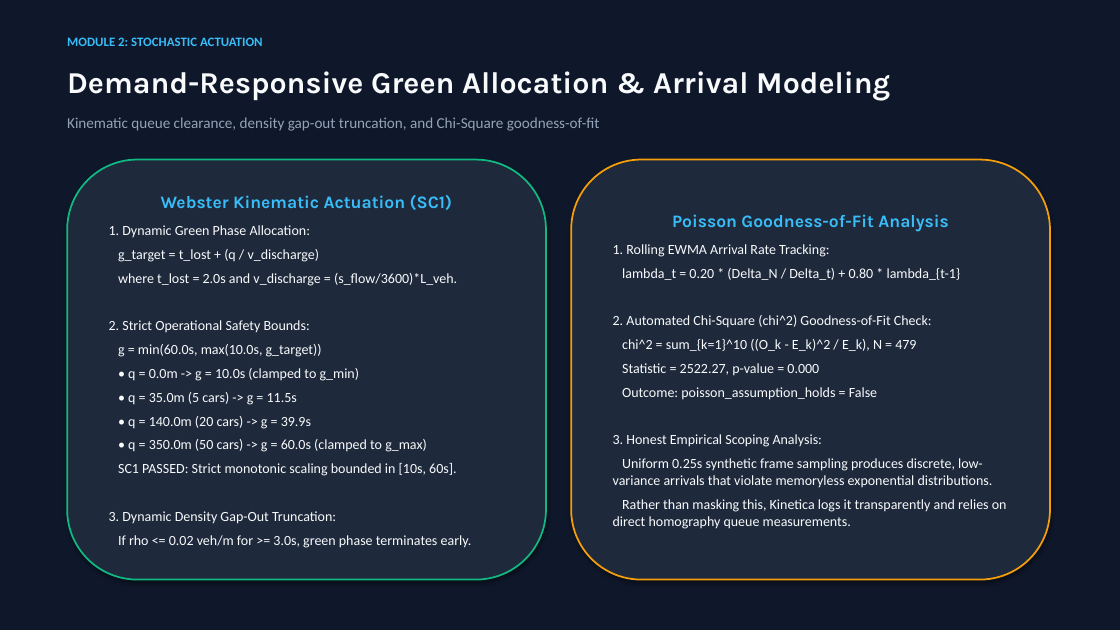
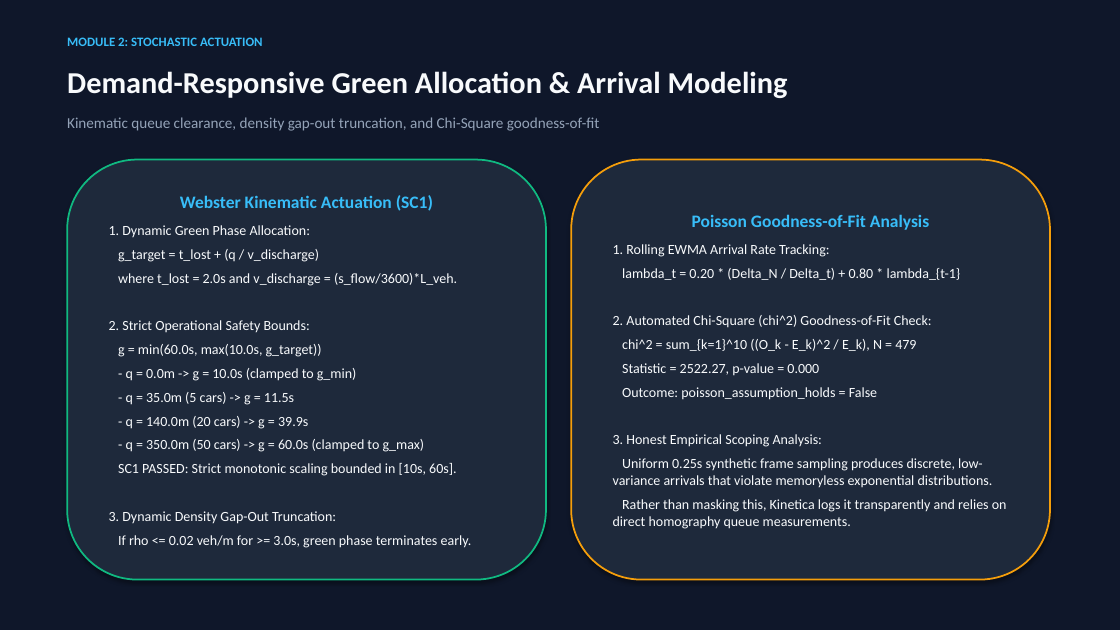
Before and after one commit to Devvaibhavpk/Kinetica, a slide deck: slide 7 of report/Kinetica_Project_Review_Presentation.pptx. Drawn at 1120x630 pixels with LibreOffice and Linux fonts; fonts in the diff are those of the drawing. Boxes give left, top, right and bottom in pixels: in the first picture for what was removed or moved away, otherwise in the second. Text is boxed around its words. In the diff, an @@ line names an element or a change of style, - is before the commit and + after.

```diff
--- a/report/Kinetica_Project_Review_Presentation.pptx
+++ b/report/Kinetica_Project_Review_Presentation.pptx
@@ text "Demand-Responsive Green Allocation & Arrival ..." at [67, 71, 788, 98]: font Karla to Calibri @@
@@ text in rounded rectangle at [180, 195, 433, 211]: font Karla to Calibri in "Webster Kinematic Actuation (SC1)" @@
@@ text in rounded rectangle at [692, 214, 929, 230]: font Karla to Calibri in "Poisson Goodness-of-Fit Analysis" @@
@@ text in rounded rectangle at [126, 368, 425, 452]: text changed @@
-• q = 0.0m -> g = 10.0s (clamped to g_min)
-• q = 35.0m (5 cars) -> g = 11.5s
-• q = 140.0m (20 cars) -> g = 39.9s
-• q = 350.0m (50 cars) -> g = 60.0s (clamped to g_max)
+- q = 0.0m -> g = 10.0s (clamped to g_min)
+- q = 35.0m (5 cars) -> g = 11.5s
+- q = 140.0m (20 cars) -> g = 39.9s
+- q = 350.0m (50 cars) -> g = 60.0s (clamped to g_max)
```
Also in this commit, not shown: 14 other slides changed, 42 other files.
